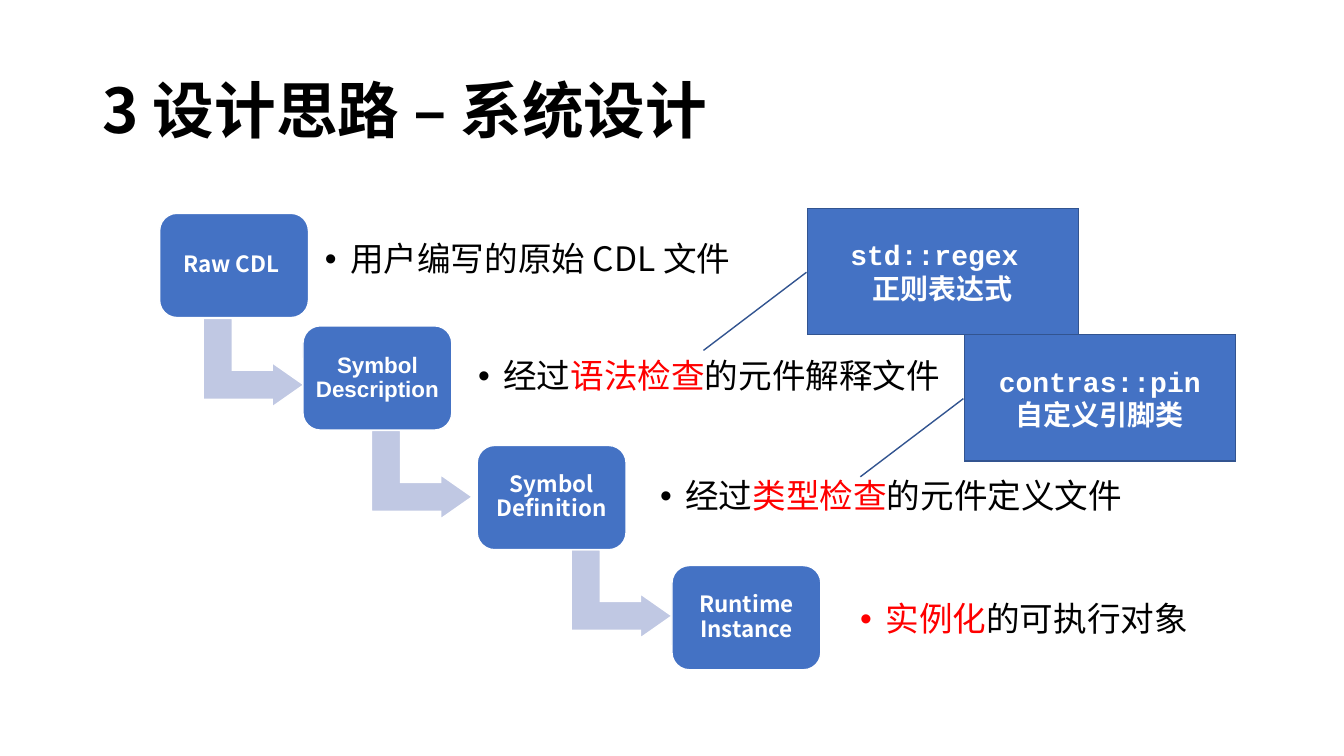
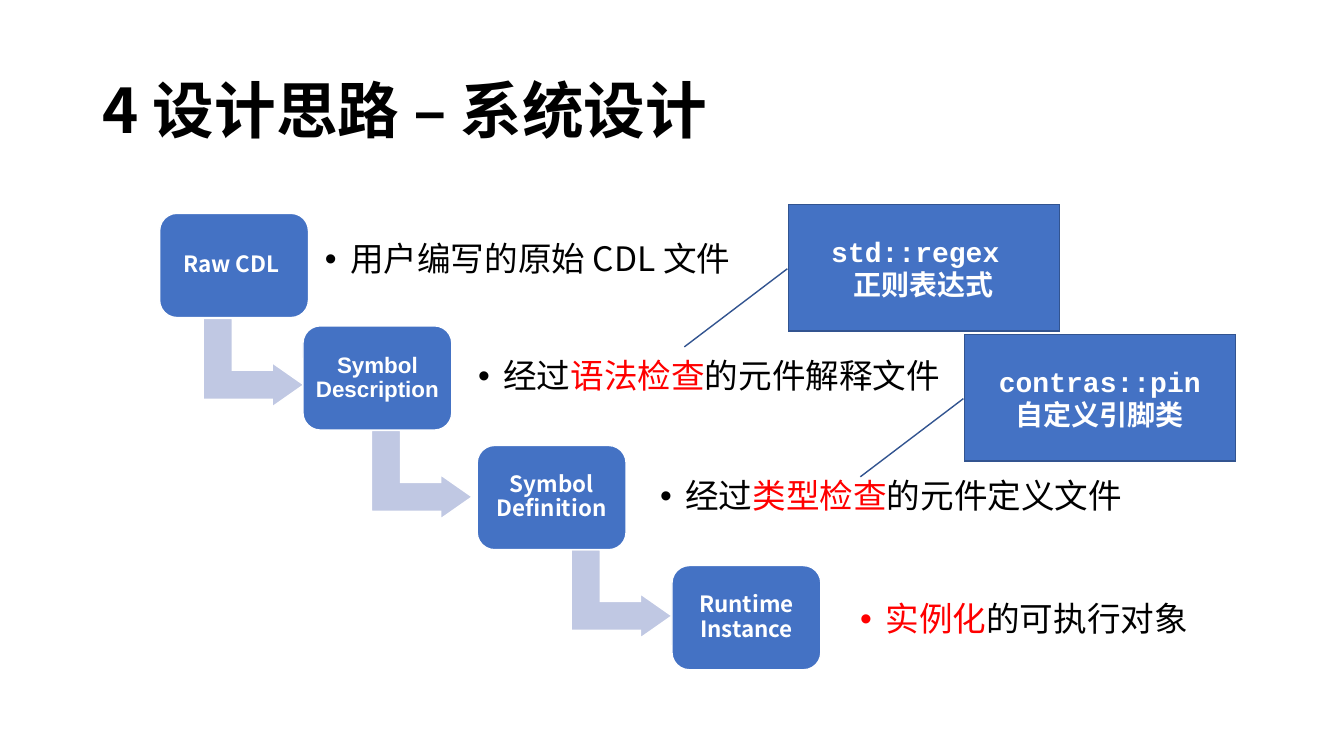
Before and after one commit to tth37/contras, a slide deck: slide 9 of doc/Contras HDL Simulator.pptx (slide 7 before the commit). Drawn at 1344x756 pixels with LibreOffice and Linux fonts; fonts in the diff are those of the drawing. Boxes give left, top, right and bottom in pixels: in the first picture for what was removed or moved away, otherwise in the second. Text is boxed around its words. In the diff, an @@ line names an element or a change of style, - is before the commit and + after.

```diff
--- a/doc/Contras HDL Simulator.pptx
+++ b/doc/Contras HDL Simulator.pptx
@@ title at (x1=102, y1=80, x2=707, y2=139): text changed @@
-3 设计思路 – 系统设计
+4 设计思路 – 系统设计
@@ border callout "std::regex" moved from (x1=808, y1=209, x2=1079, y2=335) to (x1=788, y1=205, x2=1060, y2=331) @@
```
Also in this commit, not shown: 9 other slides changed, 32 other files.
